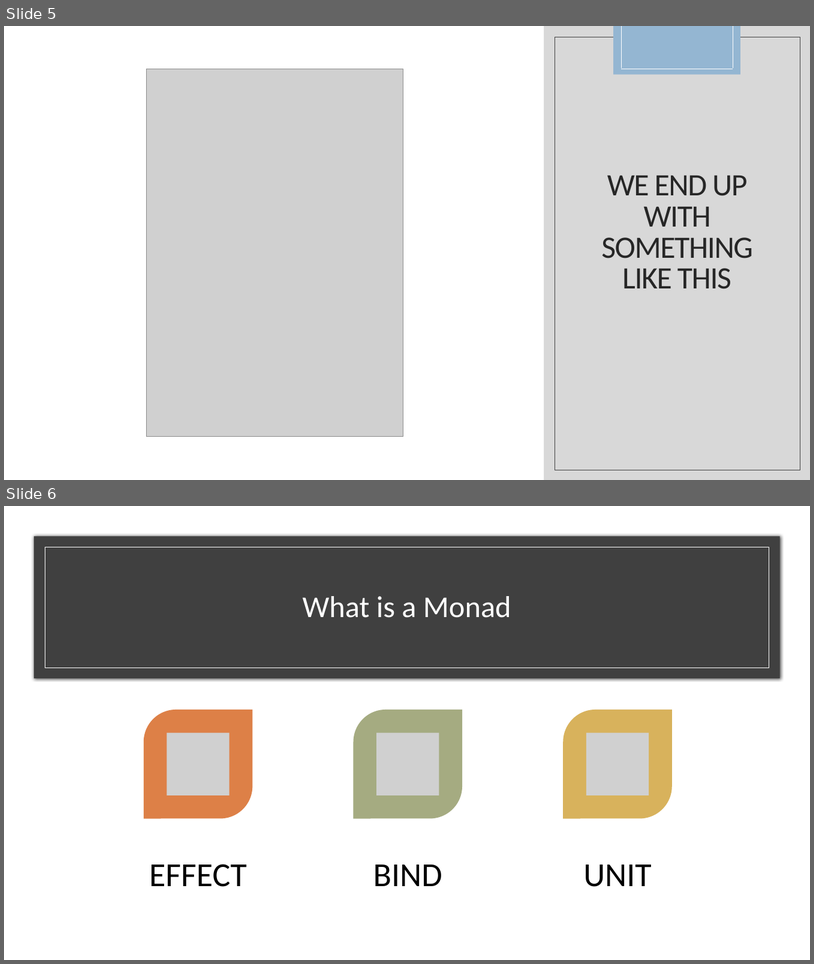
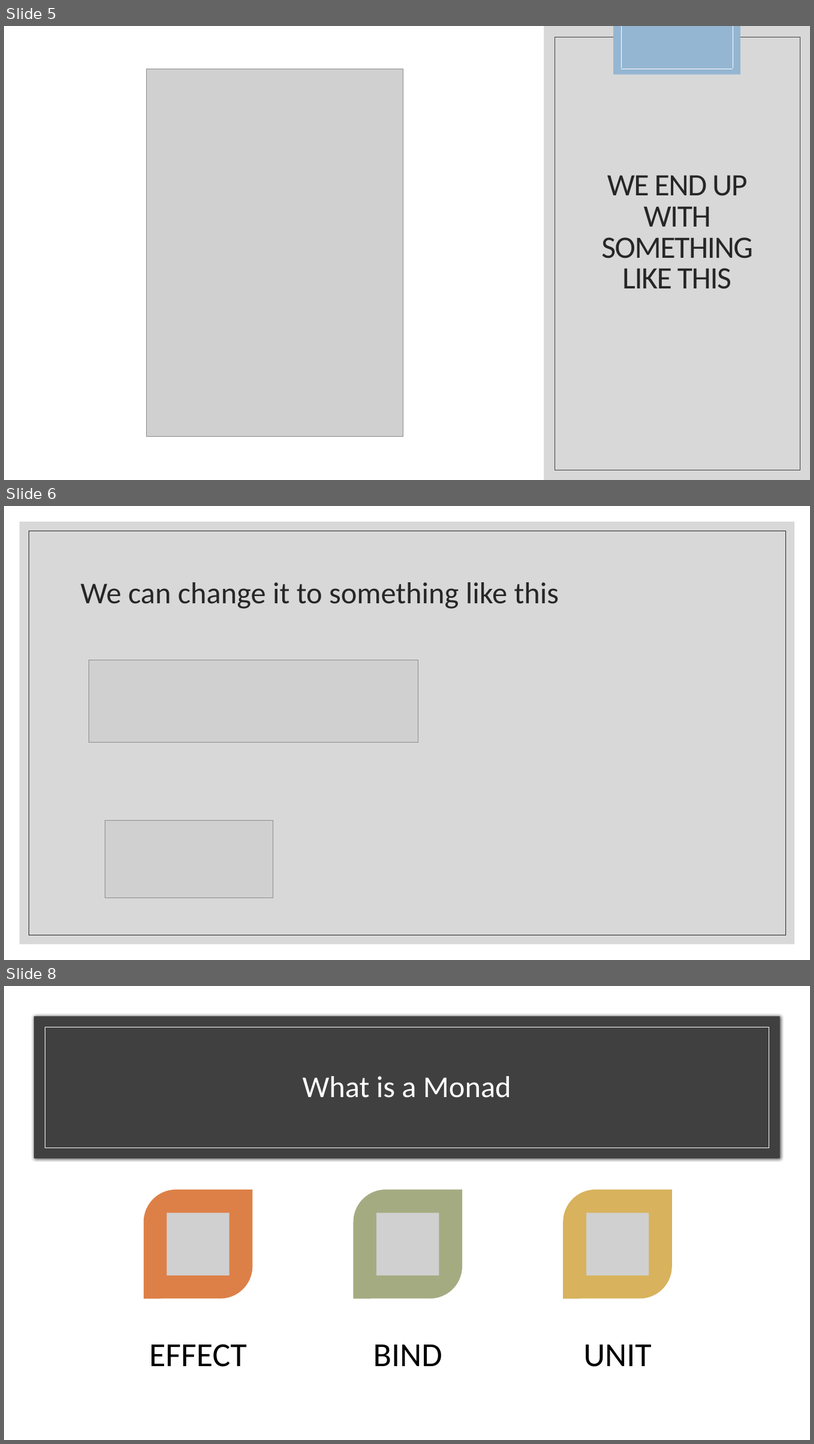
Before and after one commit to kemiller2002/monad-talk, a slide deck: presentation/monads.pptx. Shown one above the other, each under a label of ours: slides 5 and 6 before the commit, slides 5, 6 and 8 after it; the slides between them are not shown. The pictures are 814x964 and 814x1444 pixels, drawn with LibreOffice and Linux fonts; fonts in the diff are those of the drawing; grey boxes stand for pictures. Boxes give left, top, right and bottom in pixels: in the first picture for what was removed or moved away, otherwise in the second. Text is boxed around its words. In the diff, an @@ line names an element or a change of style, - is before the commit and + after.

```diff
--- a/presentation/monads.pptx
+++ b/presentation/monads.pptx
@@ slide 6 added at (x1=4, y1=506, x2=810, y2=960), background #FFFFFF @@
@@ rectangle added at (x1=20, y1=522, x2=795, y2=944), fill #BFBFBF at 60% opacity @@
@@ rectangle added at (x1=29, y1=531, x2=786, y2=935), outline #262626 0.5 pt @@
@@ title added at (x1=81, y1=582, x2=560, y2=609), 36 pt, text #262626 @@
+We can change it to something like this
@@ picture added at (x1=89, y1=660, x2=419, y2=742) @@
@@ picture added at (x1=105, y1=820, x2=274, y2=897) @@
@@ what was slide 6 is now slide 8 @@
```
Also in this commit, not shown: 1 other slide added, 1 other file.
